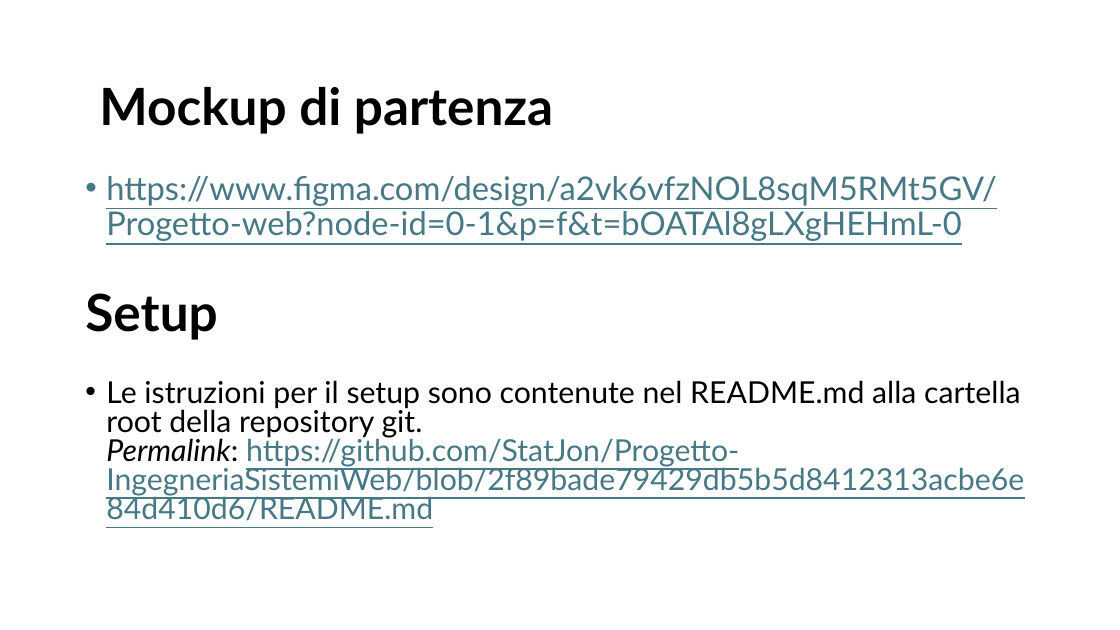
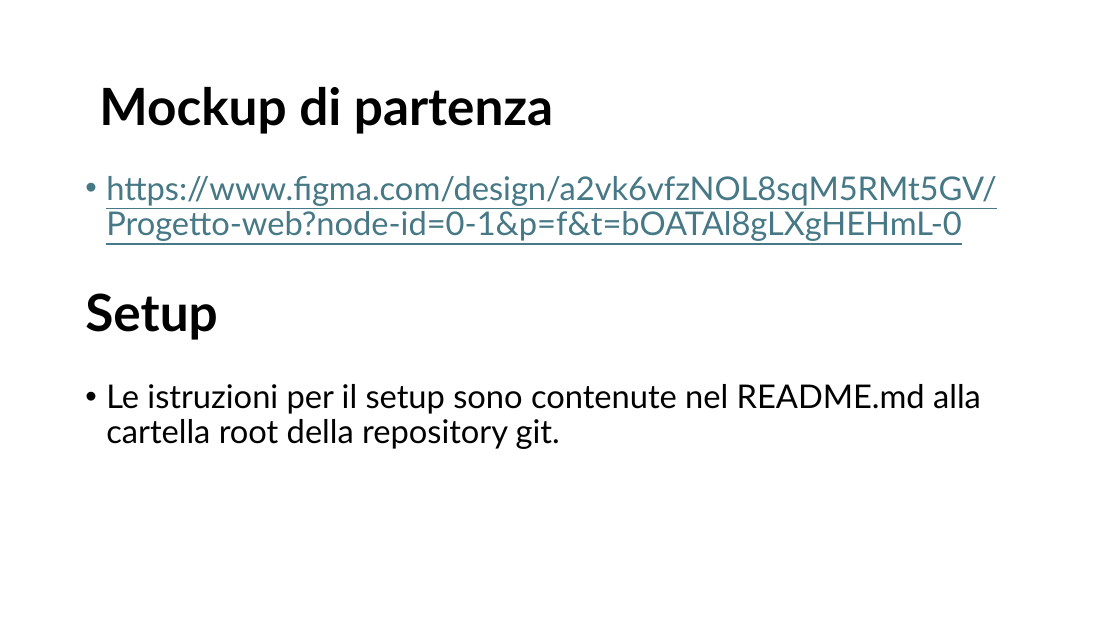
Before and after one commit to StatJon/Progetto-IngegneriaSistemiWeb, a slide deck: slide 3 of Presentazione Progetto.pptx. Drawn at 1120x630 pixels with LibreOffice and Linux fonts; fonts in the diff are those of the drawing. Boxes give left, top, right and bottom in pixels: in the first picture for what was removed or moved away, otherwise in the second. Text is boxed around its words. In the diff, an @@ line names an element or a change of style, - is before the commit and + after.

```diff
--- a/Presentazione Progetto.pptx
+++ b/Presentazione Progetto.pptx
@@ text at box(106, 384, 981, 449): text changed; size 25.9 to 28 pt; text colour #467886 to #000000 @@
-• Le istruzioni per il setup sono contenute nel README.md alla cartella root della repository git.
-  Permalink: https://github.com/StatJon/Progetto-IngegneriaSistemiWeb/blob/2f89bade79429db5b5d8412313acbe6e84d410d6/README.md
+• Le istruzioni per il setup sono contenute nel README.md alla cartella root della repository git.
```
Also in this commit, not shown: 1 other file.
